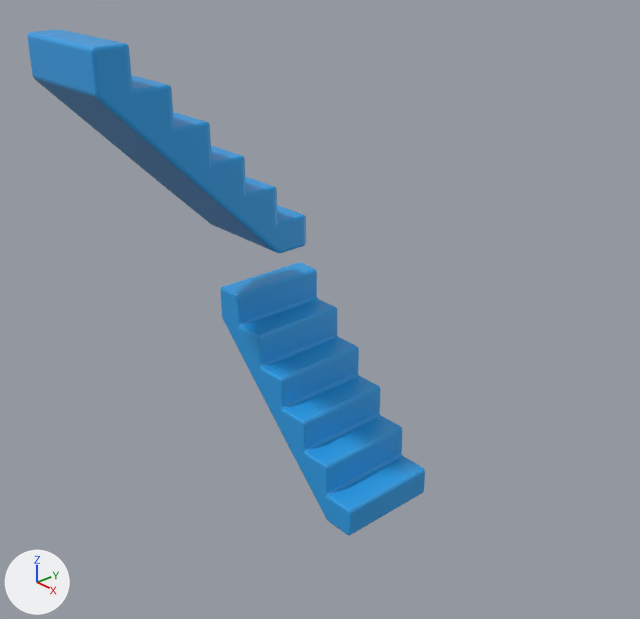
Renders of the Blender file blend/steps_bevel.blend from each side of a commit.
Before and after are seen from a 50 mm lens placed at (5.36, -4.67, 2.6), pointed at (-0.07, 0.1, -0.72). The axes (+X, +Y, +Z) are drawn at lower left. The lights are the same throughout.
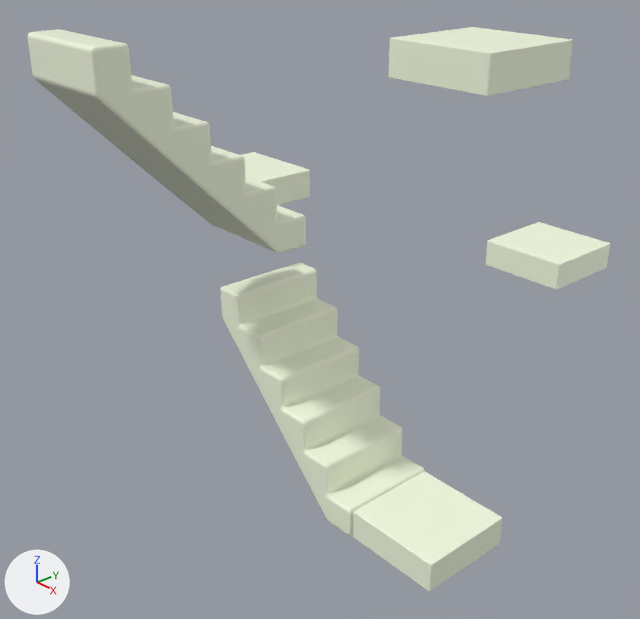
What changed in the scene script:
```text
Change mat_material:
    mat_material.base_color: (0.0242, 0.347, 0.799) -> (0.939, 1.0, 0.784)  # blue #2b9fe7 -> white #f8ffe5
Change mat_material_002:
    mat_material_002.base_color: (0.0242, 0.347, 0.799) -> (0.939, 1.0, 0.784)  # blue #2b9fe7 -> white #f8ffe5
Add mat_material_005:
    mat_material_005 = principled_material('Material.005')
    mat_material_005.base_color = (0.939, 1.0, 0.784)  # white #f8ffe5
Add mat_material_004:
    mat_material_004 = principled_material('Material.004')
    mat_material_004.base_color = (0.939, 1.0, 0.784)  # white #f8ffe5
Add mat_material_003:
    mat_material_003 = principled_material('Material.003')
    mat_material_003.base_color = (0.939, 1.0, 0.784)  # white #f8ffe5
Add mat_material_001:
    mat_material_001 = principled_material('Material.001')
    mat_material_001.base_color = (0.939, 1.0, 0.784)  # white #f8ffe5
Add me_cube_005:
    me_cube_005.from_pydata(...)  # 488 vertices, 486 faces; spans x -1.0..1.0, y -1.0..1.0, z -1.0..1.0
    me_cube_005.materials.append(mat_material_005)  # white #f8ffe5
Add me_cube_004:
    me_cube_004.from_pydata(...)  # 488 vertices, 486 faces; spans x -1.0..1.0, y -1.0..1.0, z -1.0..1.0
    me_cube_004.materials.append(mat_material_004)  # white #f8ffe5
Add me_cube_003:
    me_cube_003.from_pydata(...)  # 488 vertices, 486 faces; spans x -1.0..1.0, y -1.0..1.0, z -1.0..1.0
    me_cube_003.materials.append(mat_material_003)  # white #f8ffe5
Add me_cube_001:
    me_cube_001.from_pydata(...)  # 488 vertices, 486 faces; spans x -1.0..1.0, y -1.0..1.0, z -1.0..1.0
    me_cube_001.materials.append(mat_material_001)  # white #f8ffe5
Add ob_cube_004:
    ob_cube_004 = bpy.data.objects.new('Cube.004', me_cube_005)
    ob_cube_004.location = (1.45, -0.04, -2.16)
    ob_cube_004.scale = (0.44, 0.44, 0.134)
Add ob_cube_003:
    ob_cube_003 = bpy.data.objects.new('Cube.003', me_cube_004)
    ob_cube_003.location = (-1.31, 0.24, 0.15)
    ob_cube_003.scale = (0.44, 0.44, 0.134)
Add ob_cube_002:
    ob_cube_002 = bpy.data.objects.new('Cube.002', me_cube_003)
    ob_cube_002.location = (0.52, 2.67, -0.67)
    ob_cube_002.scale = (0.44, 0.44, 0.134)
Add ob_cube_001:
    ob_cube_001 = bpy.data.objects.new('Cube.001', me_cube_001)
    ob_cube_001.location = (1.4, 0.26, 1.62)
    ob_cube_001.scale = (0.44, 0.44, 0.134)
```

What differs and where, as boxes (x1, y1, x2, y2) in the pictures (640 x 619 px):
'Cube', recoloured (blue to white)
    both: (220, 262, 425, 535)
'Cube.005', recoloured (blue to white)
    both: (27, 29, 306, 253)
'Cube.004', added
    after: (353, 472, 502, 591)
'Cube.001', added
    after: (388, 27, 573, 96)
'Cube.002', added
    after: (485, 222, 610, 290)
'Cube.003', added
    after: (242, 152, 310, 205)
